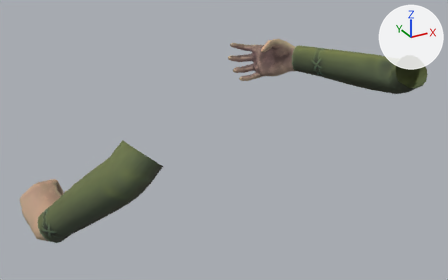
An edit to the FBX model 0_Final Exports/Player Character/FirstPersonModel+Animations/Animations/Anim_SendingStone_FaceSwitch.fbx, drawn before and after from the same camera.
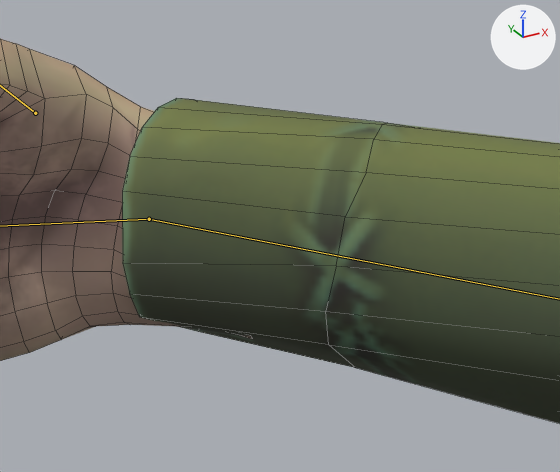
Each version is shown whole from a camera (50 mm lens) standing at (-0.633, -0.944, 0.295) and looking at (-0.017, 0.175, -0.265), then close up on the part from 62% to 76% of the width and 12% to 31% of the height. The lights are fixed; the arrows at upper right show +X, +Y and +Z. Both versions are drawn at frame 2 of the action 'Scene'; the numbers are the values there. The bones that bend it are drawn over the model as lines in the close-ups. The close-ups show mesh edges as thin lines.

Objects in the first close-up: 'hands'.
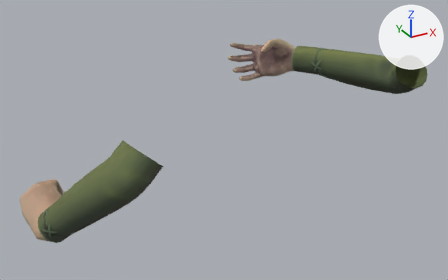
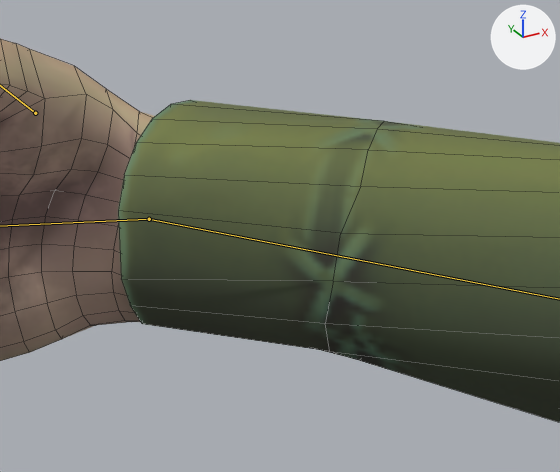
Boxes (x1, y1, x2, y2) around the edits, measured in the close-ups (560 x 472 px):
'hands', posed: before (0, 39, 560, 424); after (0, 39, 560, 422)

The edits, one by one:
Bone 'DEF_ForeArm.R.002' (bone_def_forearm_r_002) turns from (0, -2, 0) to (0, -11, 0) degrees about its own x, y and z.
Bone 'DEF_Hand.R.001' (bone_def_hand_r_001) turns from (-9, 54, -15) to (-17, 62, -23) degrees about its own x, y and z.
